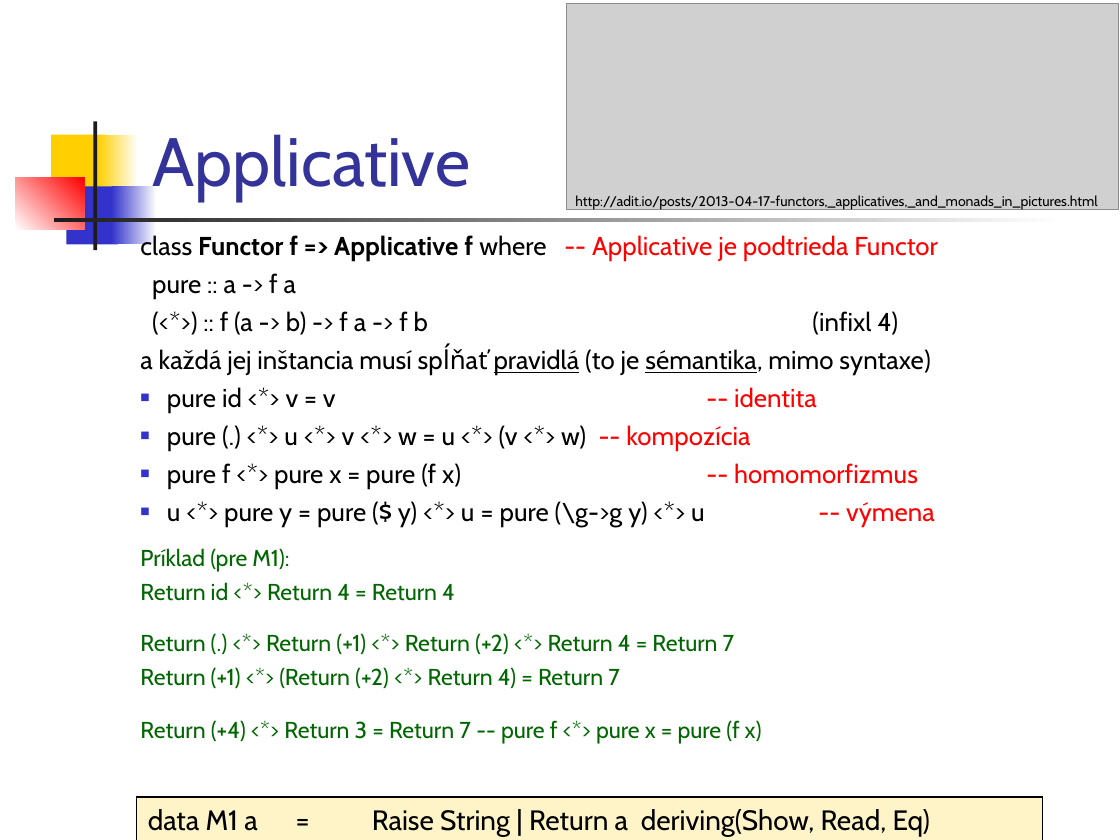
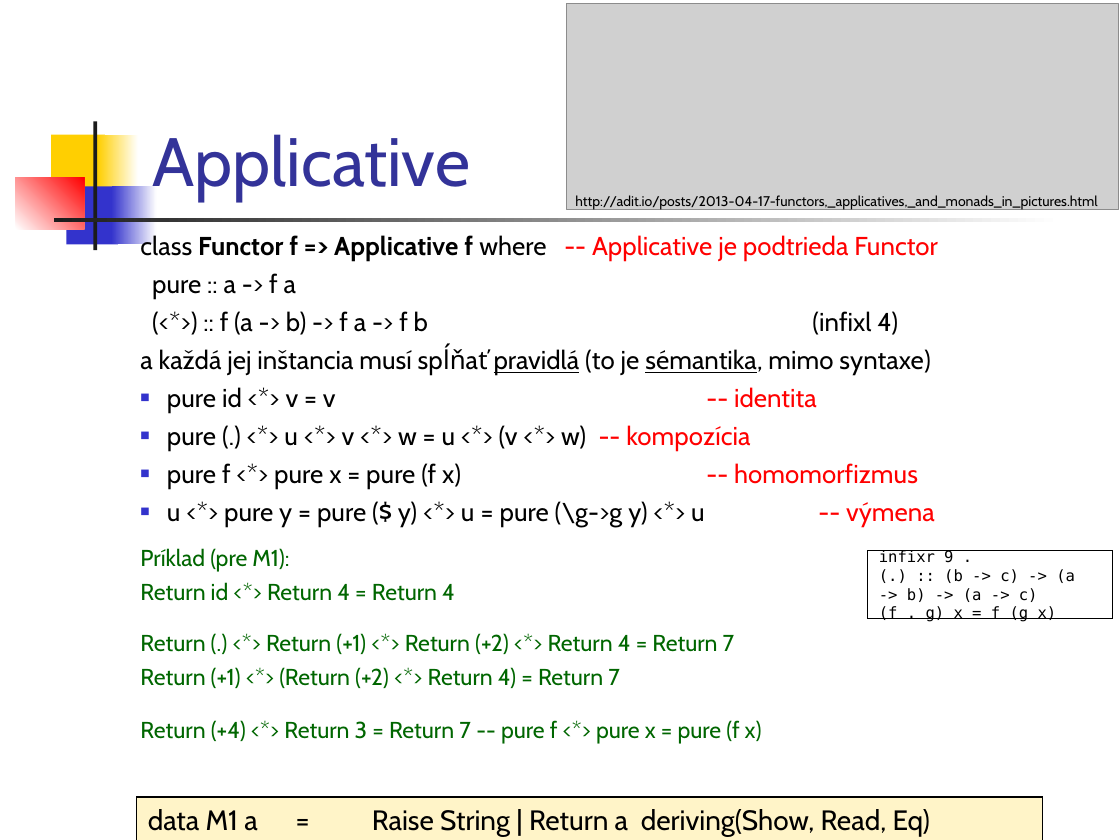
Before and after one commit to Funkcionalne/Prednasky, a slide deck: slide 15 of 11/11_fpro.ppt. Drawn at 1120x840 pixels with LibreOffice and Linux fonts; fonts in the diff are those of the drawing; grey boxes stand for pictures. Boxes give left, top, right and bottom in pixels: in the first picture for what was removed or moved away, otherwise in the second. Text is boxed around its words. In the diff, an @@ line names an element or a change of style, - is before the commit and + after.

```diff
--- a/11/11_fpro.ppt
+++ b/11/11_fpro.ppt
@@ rectangle added at (868, 551, 1113, 618), outline #000000 0.74 pt, 10 pt, text #000000 @@
+infixr 9 .
+(.) :: (b -> c) -> (a -> b) -> (a -> c)
+(f . g) x = f (g x)
```
Also in this commit, not shown: 5 other slides changed, 8 other files.
